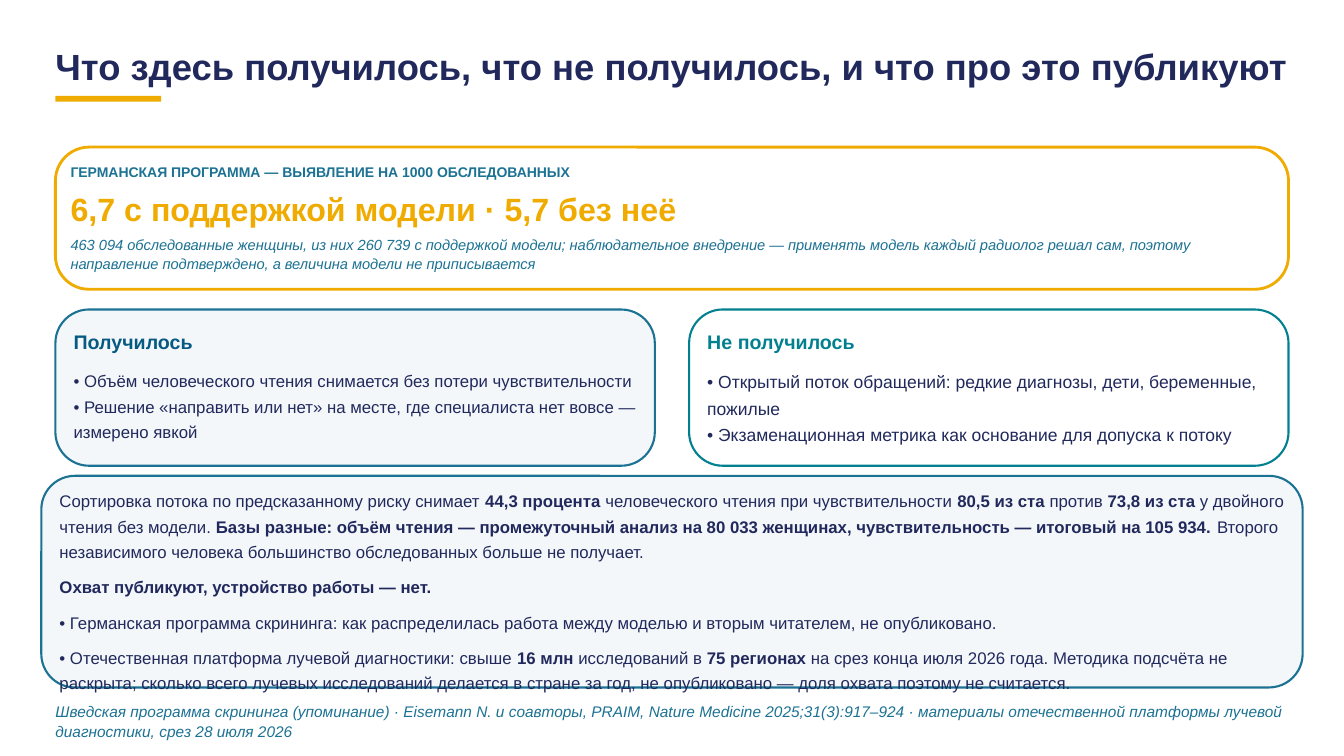
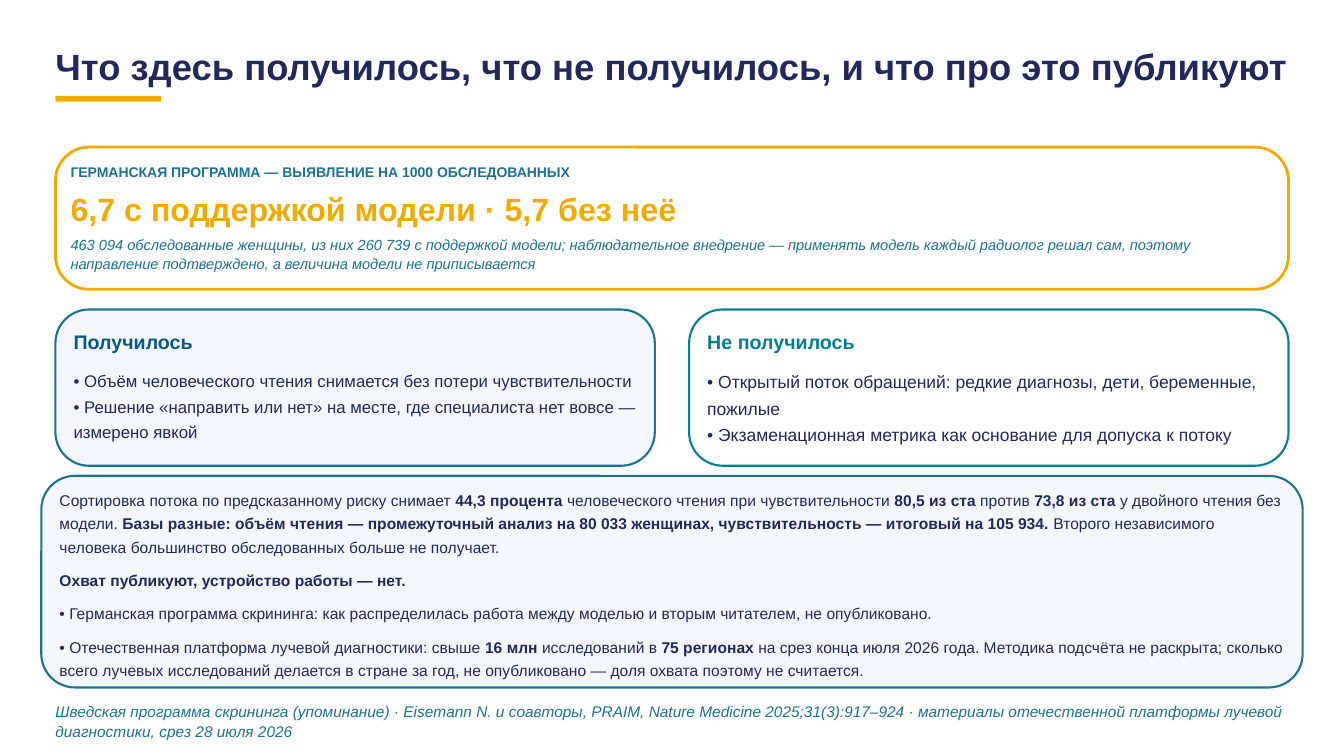
Before and after one commit to tellina-study/AI-usage-lessons, a slide deck: slide 15 of library/lectures/lec-07/rework/deck/lec-07-karkas.pptx. Drawn at 1344x756 pixels with LibreOffice and Linux fonts; fonts in the diff are those of the drawing. Boxes give left, top, right and bottom in pixels: in the first picture for what was removed or moved away, otherwise in the second. Text is boxed around its words. In the diff, an @@ line names an element or a change of style, - is before the commit and + after.

Commit message:
#229 сборщик: отбивка абзацев теперь считается везде — проверка перестала врать; семь кадров приведены под предел, две пробы добавлены

```diff
--- a/library/lectures/lec-07/rework/deck/lec-07-karkas.pptx
+++ b/library/lectures/lec-07/rework/deck/lec-07-karkas.pptx
@@ text "Сортировка потока по предсказанному риску ..." at bbox=[59, 494, 1283, 680]: size 12 to 11.1 pt @@
```
Also in this commit, not shown: 35 other slides changed, 12 other files.
